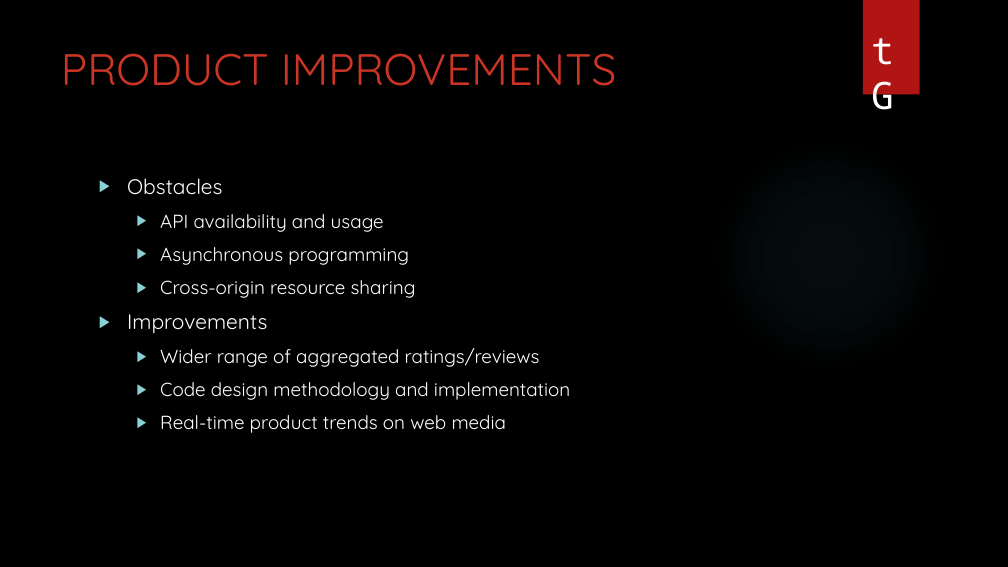
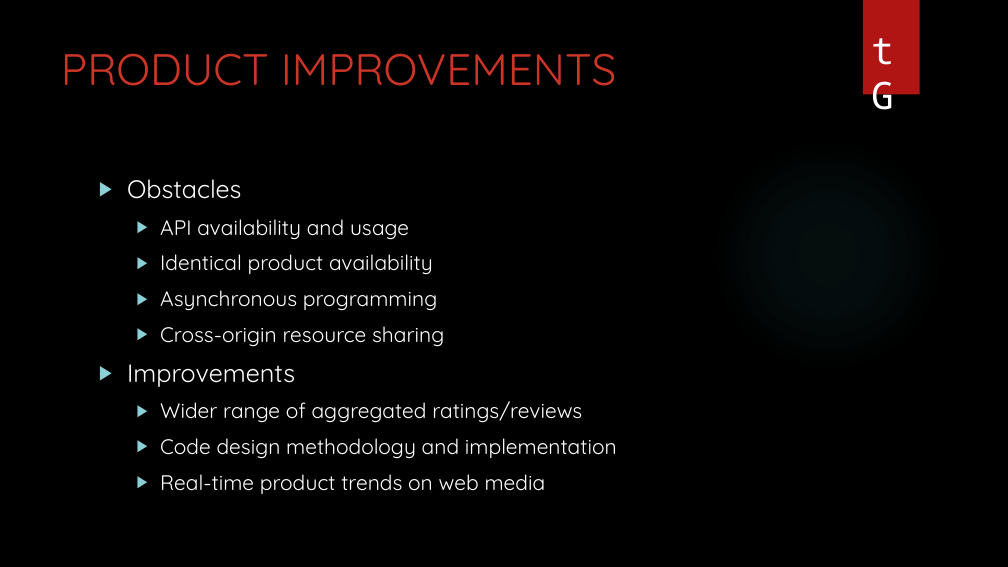
Before and after one commit to sbribrowne/Project-One-Team-One, a slide deck: slide 6 of techGine-presentation.pptx. Drawn at 1008x567 pixels with LibreOffice and Linux fonts; fonts in the diff are those of the drawing; background and template pictures are left out. Boxes give left, top, right and bottom in pixels: in the first picture for what was removed or moved away, otherwise in the second. Text is boxed around its words. In the diff, an @@ line names an element or a change of style, - is before the commit and + after.

```diff
--- a/techGine-presentation.pptx
+++ b/techGine-presentation.pptx
@@ text at [127, 179, 617, 494]: size 20 to 24 pt in "Obstacles", "Improvements"; size 18 to 20 pt in "API availability and usage", "Asynchronous programming", "Cross-origin resource sharing", "Wider range of aggregated ratings/reviews" and 2 more places @@
@@ text at [160, 254, 433, 274]: paragraph added @@
+  ▶ Identical product availability
```
Also in this commit, not shown: 6 other slides changed.
